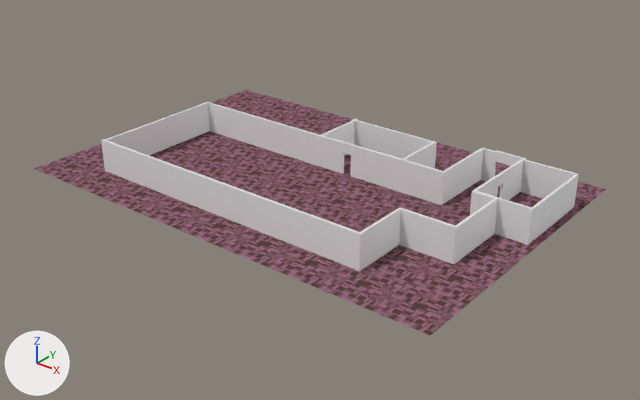
What one commit did to the Blender file assets/3D/blend/plattegrond.blend.
Rendered twice from a 50 mm lens placed at (79.4, -118.1, 69.3), pointed at (-14.0, -1.4, -3.0). The lights are fixed; the arrows at lower left show +X, +Y and +Z.
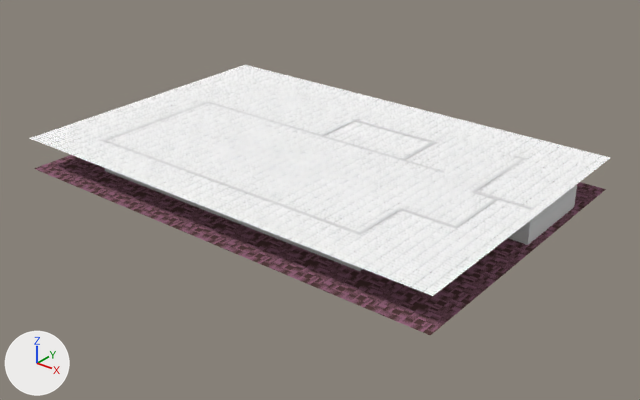
Patch to the scene script:
```diff
--- a/assets/3D/blend/plattegrond.blend.py
+++ b/assets/3D/blend/plattegrond.blend.py
@@ mat_material_023 @@
+mat_material_023 = principled_material('Material.023')
+mat_material_023.base_color = (0.698, 0.698, 0.698)  # light grey #dadada
+mat_material_023.roughness = 1.0
+mat_material_023.specular_ior_level = 0.0
@@ me_cube_008 @@
 # used by ob_cube_008; location = (17.1, 7.2, 1.9); rotation_euler = (0.0, 0.0, 1.571), in degrees (0, 0, 90); scale = (0.245, 2.46, 2.0)
-me_cube_008.from_pydata(...)  # 12 vertices, 10 faces; spans x -119.8..-117.8, y 2.9..27.4, z -1.0..2.3
+me_cube_008.from_pydata(...)  # 196 vertices, 158 faces; spans x -120.2..52.1, y -3.9..27.4, z -1.2..2.3
+# me_cube_008 part 1: a new loose piece, a box spanning x -23.5..-21.5, y -1.3..0.5, z -1.0..2.3, in mat_material_023 (light grey #dadada)
+# me_cube_008 part 2: a new loose piece, a box spanning x -75.7..-73.7, y -1.3..2.9, z -1.0..2.3, in mat_material_023 (light grey #dadada)
+# me_cube_008 part 3: a new loose piece, a box spanning x -7.25..39.79, y 14.63..14.83, z -0.95..2.3, in mat_material_023 (light grey #dadada)
+# me_cube_008 part 4: a new loose piece, a box spanning x 35.3..37.3, y 7.0..14.9, z -1.0..2.3, in mat_material_023 (light grey #dadada)
+# me_cube_008 part 5: a new loose piece, a box spanning x -7.55..35.38, y 7.05..7.25, z -1.18..2.32, in mat_material_023 (light grey #dadada)
+# me_cube_008 part 6: a new loose piece, a box spanning x -22.5..-20.5, y -3.9..0.4, z -0.9..2.3, in mat_material_023 (light grey #dadada)
+# me_cube_008 part 7: a new loose piece, a box spanning x -23.25..49.56, y -3.88..-3.68, z -1.03..2.22, in mat_material_023 (light grey #dadada)
+# me_cube_008 part 8: a new loose piece, a box spanning x 19.04..52.13, y 0.32..0.52, z -1.0..2.26, in mat_material_023 (light grey #dadada)
+# me_cube_008 part 9: a new loose piece of 16 vertices spanning x -23.0..20.4, y 0.3..0.5, z -0.9..2.3, in mat_material_023 (light grey #dadada)
+# me_cube_008 part 10: a new loose piece of 16 vertices spanning x -7.5..-5.5, y 3.7..12.9, z -1.0..2.3, in mat_material_023 (light grey #dadada)
+# me_cube_008 part 11: 48 vertices added at x -120.2..-5.5, y -1.4..27.3, z -1.0..2.3
+# me_cube_008 part 12: 10 faces spanning x -119.8..-117.8, y 2.9..27.4, z -1.0..2.3 switch from mat_material_004 (white #e7e7e7) to mat_material_023 (light grey #dadada)
@@ me_plane_001 @@
 me_plane_001.from_pydata(...)  # 4 vertices, 1 face; spans x -1.0..1.0, y -1.0..1.0, z 0.0
+me_plane_001.materials.append(mat_material_021)  # picture img_plafond_png
@@ ob_cube_006 @@
-ob_cube_006 = bpy.data.objects.new('Cube.006', me_cube_006)
@@ ob_cube_007 @@
-ob_cube_007 = bpy.data.objects.new('Cube.007', me_cube_007)
@@ ob_cube_009 @@
-ob_cube_009 = bpy.data.objects.new('Cube.009', me_cube_009)
@@ ob_cube_010 @@
-ob_cube_010 = bpy.data.objects.new('Cube.010', me_cube_010)
@@ ob_cube_011 @@
-ob_cube_011 = bpy.data.objects.new('Cube.011', me_cube_011)
@@ ob_cube_012 @@
-ob_cube_012 = bpy.data.objects.new('Cube.012', me_cube_012)
@@ ob_cube_013 @@
-ob_cube_013 = bpy.data.objects.new('Cube.013', me_cube_013)
@@ ob_cube_014 @@
-ob_cube_014 = bpy.data.objects.new('Cube.014', me_cube_014)
@@ ob_cube_015 @@
-ob_cube_015 = bpy.data.objects.new('Cube.015', me_cube_015)
@@ ob_cube_016 @@
-ob_cube_016 = bpy.data.objects.new('Cube.016', me_cube_016)
@@ ob_cube_017 @@
-ob_cube_017 = bpy.data.objects.new('Cube.017', me_cube_017)
@@ ob_cube_018 @@
-ob_cube_018 = bpy.data.objects.new('Cube.018', me_cube_018)
@@ ob_cube_019 @@
-ob_cube_019 = bpy.data.objects.new('Cube.019', me_cube_019)
@@ ob_cube_020 @@
-ob_cube_020 = bpy.data.objects.new('Cube.020', me_cube_020)
@@ ob_cube_021 @@
-ob_cube_021 = bpy.data.objects.new('Cube.021', me_cube_021)
@@ ob_cube_022 @@
-ob_cube_022 = bpy.data.objects.new('Cube.022', me_cube_022)
@@ ob_cube_023 @@
-ob_cube_023 = bpy.data.objects.new('Cube.023', me_cube_023)
@@ ob_cube_024 @@
-ob_cube_024 = bpy.data.objects.new('Cube.024', me_cube_024)
@@ ob_vloer_001 @@
 ob_vloer_001 = bpy.data.objects.new('Vloer.001', me_plane_001)
-ob_vloer_001.location = (-16.9, 0.0, 6.5)
+ob_vloer_001.location = (-16.9, 0.0, 6.3)
 ob_vloer_001.rotation_euler = (0.0, 3.142, 0.0)  # degrees (0, 180, 0)
 ob_vloer_001.scale = (45.0, 30.0, 1.0)
-ob_vloer_001.hide_set(True)
@@ ob_cube_001 @@
-ob_cube_001 = bpy.data.objects.new('Cube.001', me_cube_001)
@@ ob_cube_002 @@
-ob_cube_002 = bpy.data.objects.new('Cube.002', me_cube_002)
@@ ob_cube_003 @@
-ob_cube_003 = bpy.data.objects.new('Cube.003', me_cube_003)
```

Pixel boxes (x1, y1, x2, y2) of what changed, in the pictures (640 x 400 px):
'Vloer.001', shown: after (30, 65, 610, 296)
'Cube.013', deleted: before (208, 102, 344, 174)
'Cube.018', deleted: before (350, 145, 445, 205)
'Cube.007', deleted: before (105, 102, 210, 155)
'Cube.011', deleted: before (399, 208, 456, 264)
'Cube.015', deleted: before (352, 119, 437, 168)
'Cube.012', deleted: before (357, 208, 401, 271)
'Cube.021', deleted: before (525, 174, 579, 245)
'Cube.010', deleted: before (453, 198, 498, 264)
'Cube.019', deleted: before (521, 160, 577, 198)
'Cube.017', deleted: before (442, 148, 484, 205)
'Cube.020', deleted: before (477, 191, 534, 245)
'Cube.022', deleted: before (499, 159, 525, 200)
'Cube.016', deleted: before (400, 142, 435, 193)
'Cube.014', deleted: before (320, 119, 358, 156)
'Cube.024', deleted: before (481, 148, 496, 181)
'Cube.009', deleted: before (470, 191, 497, 215)
'Cube.006', deleted: before (473, 175, 499, 197)
'Cube.001', deleted: before (495, 150, 513, 166)
'Cube.002', deleted: before (338, 141, 354, 156)
'Cube.003', deleted: before (496, 170, 507, 188)
'Cube.023', deleted: before (512, 155, 526, 165)
part 1 of me_cube_008, added: after (472, 191, 497, 199)
part 2 of me_cube_008, added: after (399, 208, 456, 228)
part 3 of me_cube_008, added: after (320, 119, 358, 136)
part 4 of me_cube_008, added: after (352, 119, 437, 144)
part 5 of me_cube_008, added: after (401, 142, 435, 161)
part 6 of me_cube_008, added: after (477, 191, 534, 245)
part 7 of me_cube_008, added: after (525, 184, 577, 245)
part 8 of me_cube_008, added: after (504, 159, 525, 172)
part 9 of me_cube_008, added: after (473, 171, 505, 192)
part 10 of me_cube_008, added: after (344, 142, 445, 173)
part 11 of me_cube_008, added: after (105, 102, 498, 271)
part 12 of me_cube_008, recoloured (grey to white): before (101, 139, 359, 270); after (102, 139, 359, 270)
